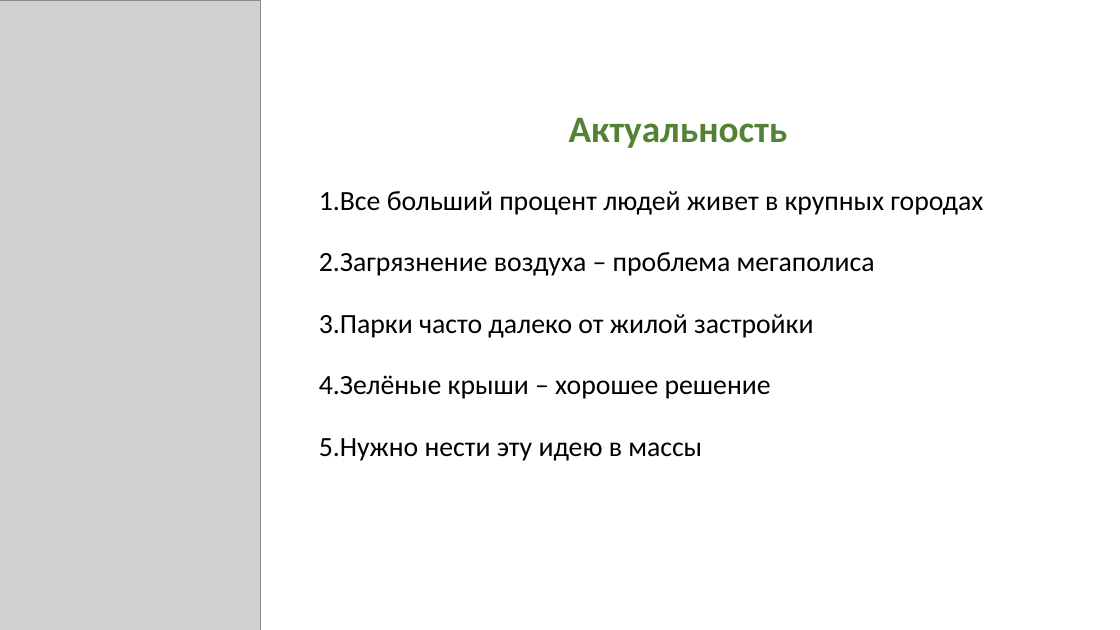
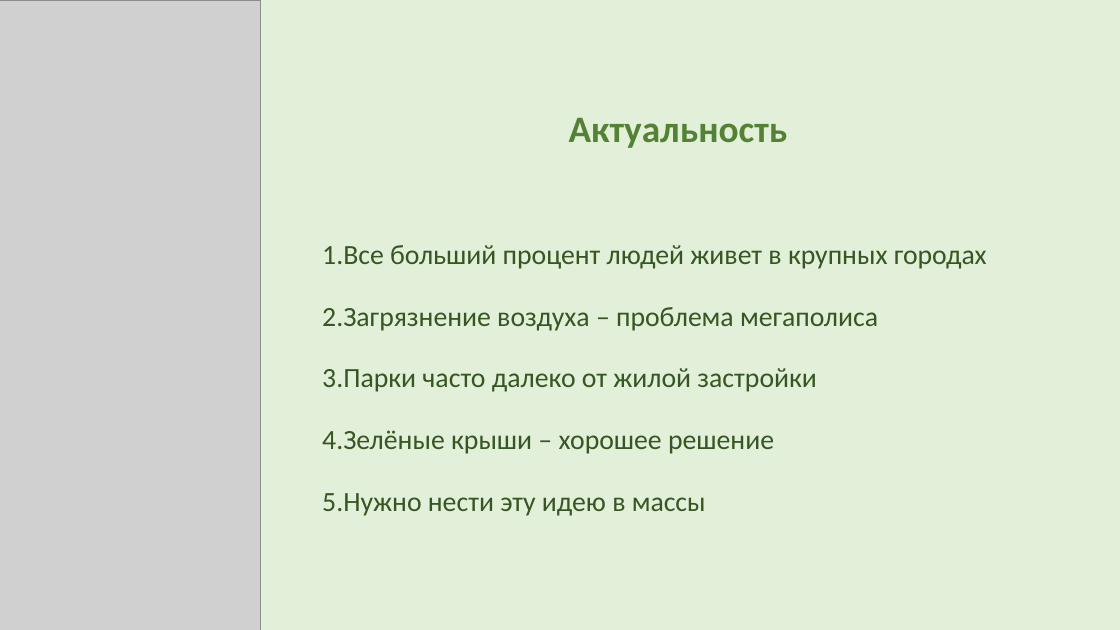
Before and after one commit to AkulinaDN/RoofPark, a slide deck: slide 2 of 10б Неумойчева презентация.pptm. Drawn at 1120x630 pixels with LibreOffice and Linux fonts; fonts in the diff are those of the drawing; grey boxes stand for pictures. Boxes give left, top, right and bottom in pixels: in the first picture for what was removed or moved away, otherwise in the second. Text is boxed around its words. In the diff, an @@ line names an element or a change of style, - is before the commit and + after.

```diff
--- a/10б Неумойчева презентация.pptm
+++ b/10б Неумойчева презентация.pptm
@@ background #FFFFFF to #E2F0D9 @@
@@ text "1.Все больший процент людей живет ...": place and size @@
-text "1.Все больший процент людей живет ..." at [319, 191, 983, 461]
+text "1.Все больший процент людей живет ..." at [322, 245, 987, 516]
@@ text "1.Все больший процент людей живет ..." at [322, 245, 987, 516]: text colour #000000 to #375623 @@
```
Also in this commit, not shown: 4 other slides changed, 5 slides added, 10 other files.
